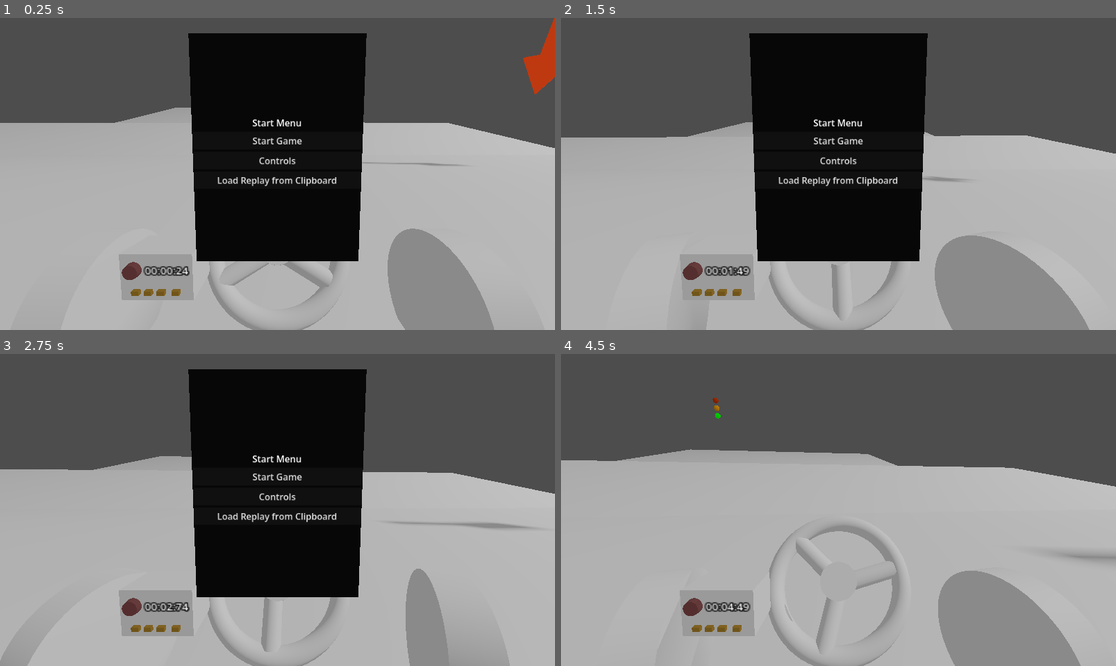
Above: before the commit, frames 1-4 (two rows, left to right).
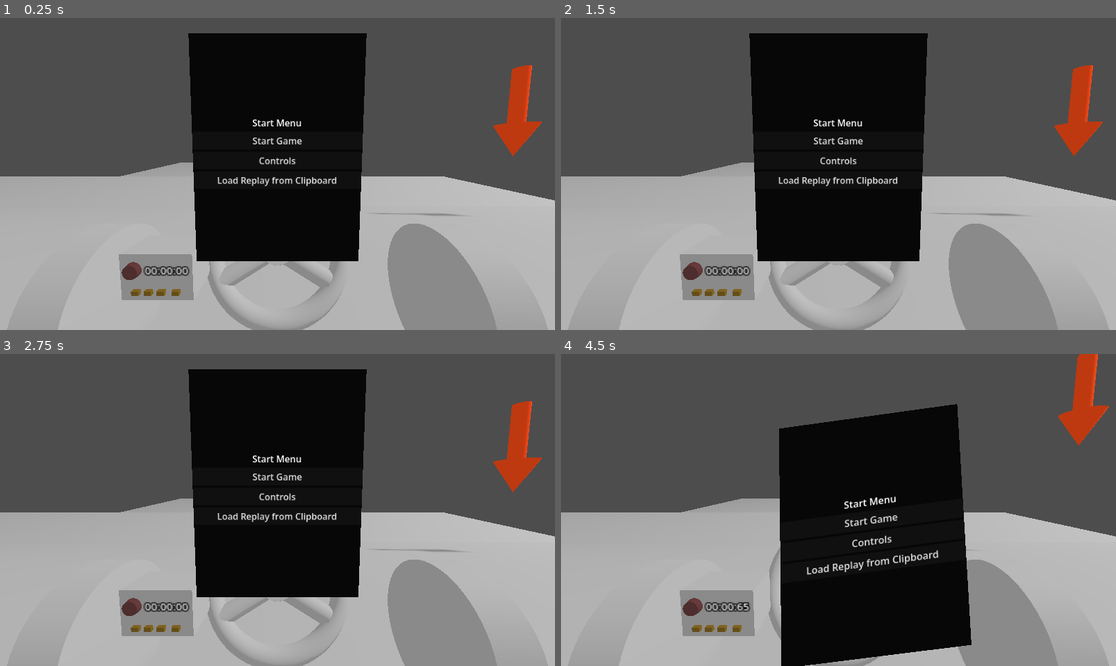
Above: after the commit, the same moments.

Repository: Lievven/connections
Game: Godot game, scene res://test_scene.tscn
Same seed, same stepped clock (60 frames per second), same inputs: the game is played once before the commit and once after it.
Inputs (mouse positions are in pixels of both pictures, inside the frame that each line leads up to):
- Up to frame 1 (0.25 s): no input
- Up to frame 2 (1.5 s): tap Enter at 0.5 s; move the mouse to (810, 236) at 0.52 s; hold Ctrl (break) 0.53-1.28 s; hold Space (accelerate) from 0.53 s (still down); click (810, 236) at 0.67 s; move the mouse to (1005, 220) at 1.27 s; tap Ctrl (break) at 1.35 s; click (1005, 220) at 1.42 s
- Up to frame 3 (2.75 s): move the mouse to (111, 463) at 2.02 s; release Space (accelerate) at 2.03 s; hold Left from 2.03 s (still down); hold Ctrl (break) from 2.03 s (still down); click (111, 463) at 2.17 s
- Up to frame 4 (4.5 s): move the mouse to (866, 510) at 2.77 s; release Ctrl (break) at 2.78 s; tap Ctrl (break) at 2.85, 4.35 s; click (866, 510) at 2.92 s; move the mouse to (755, 432) at 3.52 s; release Left at 3.53 s; hold Down (ui_down) 3.53-4.28 s; hold Ctrl (break) 3.53-4.28 s; click (755, 432) at 3.67 s; tap Escape (pause) at 4.15 s; move the mouse to (960, 494) at 4.27 s; hold Right from 4.28 s (still down); click (960, 494) at 4.42 s

The runs differ from the first frame. In frame 1, 14% of the frame differs, in the area x 0-100%, y 0-100%; in frame 2, 13%; in frame 3, 14%; in frame 4, 39%.
Error after the commit: Out of bounds get index '0' (on base: 'Array[float]') (res://drive_path.gd:41)

Commit message:
Polished menu switching

Diff:
--- a/checkpoint.gd
+++ b/checkpoint.gd
@@ -32,4 +32,4 @@
 		queue_free()
 		return
 
-	print("WE HAVE A WINNER")
+	connection_manager.win_run.emit()
--- a/connection_manager.gd
+++ b/connection_manager.gd
@@ -3,3 +3,8 @@
 
 signal start_replay
 signal surrender_run
+signal start_new_run
+signal win_run
+
+
+var is_menu_active = false
--- a/pause_menu.gd
+++ b/pause_menu.gd
@@ -14,6 +14,10 @@
 var menu_offset = Vector2(0, 0)
 enum Menu {START, PAUSE, GAME_OVER, CONTROLS}
 var menu_tween: Tween
+
+
+func _ready() -> void:
+	connection_manager.win_run.connect(run_won)
 
 
 func switch_menu(new_menu: Menu):
@@ -57,44 +61,64 @@
 
 
 func _continue_game() -> void:
+	if not connection_manager.is_menu_active:
+		return
 	phone_menu.deactivate_menu()
 
 
 func _switch_to_keybinds() -> void:
-	print("SWITCH TO KEYBINDS")
+	if not connection_manager.is_menu_active:
+		return
 	switch_menu(Menu.CONTROLS)
 
 
 func _surrender_run() -> void:
-	print("SURRENDER RUN")
+	if not connection_manager.is_menu_active:
+		return
 	switch_menu(Menu.GAME_OVER)
 	connection_manager.surrender_run.emit()
 
 
 func _start_new_game() -> void:
-	print("START NEW GAME")
+	if not connection_manager.is_menu_active:
+		return
+	phone_menu.deactivate_menu()
 	switch_menu(Menu.PAUSE)
+	connection_manager.start_new_run.emit()
 
 
 func _load_replay() -> void:
-	print("LOAD REPLAY")
+	if not connection_manager.is_menu_active:
+		return
+	# TODO: implement loading replay
+	connection_manager.start_replay.emit()
+	phone_menu.deactivate_menu()
 
 
 func _start_replay() -> void:
-	print("START REPLAY")
+	if not connection_manager.is_menu_active:
+		return
 	connection_manager.start_replay.emit()
 	phone_menu.deactivate_menu()
 
 
 func _copy_replay() -> void:
+	if not connection_manager.is_menu_active:
+		return
 	print("COPY REPLAY")
 
 
 func _return_to_main_menu() -> void:
-	print("RETURN TO MAIN MENU")
+	if not connection_manager.is_menu_active:
+		return
 	switch_menu(Menu.START)
 
 
 func switch_to_previous() -> void:
-	print("SWITCH TO PREVIOUS MENU")
+	if not connection_manager.is_menu_active:
+		return
 	switch_menu(previous_menu)
+
+
+func run_won() -> void:
+	switch_menu(Menu.GAME_OVER)
--- a/pause_menu.tscn
+++ b/pause_menu.tscn
@@ -62,8 +62,8 @@
 anchors_preset = 15
 anchor_right = 1.0
 anchor_bottom = 1.0
-offset_left = 300.0
-offset_right = 300.0
+offset_left = 310.0
+offset_right = 310.0
 grow_horizontal = 2
 grow_vertical = 2
 
@@ -101,8 +101,8 @@
 anchors_preset = 15
 anchor_right = 1.0
 anchor_bottom = 1.0
-offset_left = 600.0
-offset_right = 600.0
+offset_left = 620.0
+offset_right = 620.0
 grow_horizontal = 2
 grow_vertical = 2
 
@@ -141,8 +141,8 @@
 anchors_preset = 15
 anchor_right = 1.0
 anchor_bottom = 1.0
-offset_top = 400.0
-offset_bottom = 400.0
+offset_top = 410.0
+offset_bottom = 410.0
 grow_horizontal = 2
 grow_vertical = 2
 
--- a/phone_menu.gd
+++ b/phone_menu.gd
@@ -14,7 +14,8 @@
 func _ready() -> void:
 	active_position = position
 	active_basis = basis
-
+	activate_menu()
+	connection_manager.win_run.connect(activate_menu)
 
 func _input(event: InputEvent) -> void:
 	if event.is_action_pressed("pause"):
@@ -25,6 +26,8 @@
 
 
 func deactivate_menu():
+	connection_manager.is_menu_active = false
+
 	if activation_tween:
 		activation_tween.kill()
 	activation_tween = create_tween()
@@ -46,6 +49,7 @@
 		activation_tween.kill()
 	activation_tween = create_tween()
 	activation_tween.bind_node(self)
+	activation_tween.finished.connect(has_activated)
 	activation_tween.set_ease(Tween.EASE_IN_OUT)
 	activation_tween.set_trans(Tween.TRANS_CIRC)
 
@@ -54,6 +58,10 @@
 	activation_tween.tween_property(self, "basis", active_basis, activation_duration)
 
 
+func has_activated():
+	connection_manager.is_menu_active = true
+
+
 func has_deactivated():
 	visible = false
 	get_tree().paused = false
--- a/phone_menu.tscn
+++ b/phone_menu.tscn
@@ -15,8 +15,9 @@
 
 @onready var subviewport = $SubViewport
 
+
 func _on_input_event(camera: Node, event: InputEvent, event_position: Vector3, normal: Vector3, shape_idx: int) -> void:
-	if not event is InputEventMouse:
+	if not event is InputEventMouse or not get_tree().paused:
 		return
 
 	var pos3D: Vector3 = event_position
@@ -31,6 +32,8 @@
 
 
 func _unhandled_key_input(event: InputEvent) -> void:
+	if not get_tree().paused:
+		return
 	subviewport.push_input(event)
 "
 
